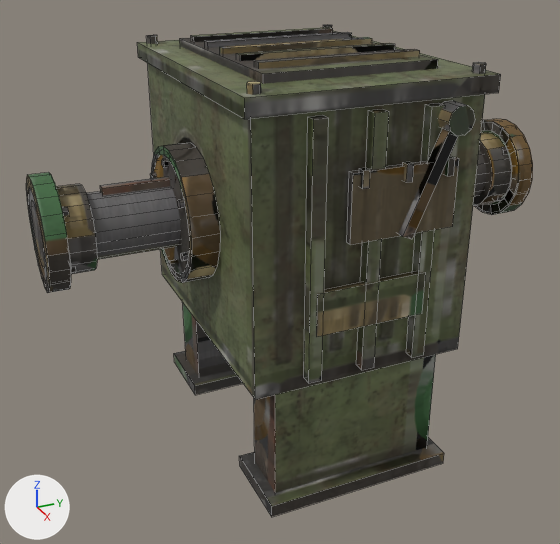
What one commit did to the Blender file Art/feSpeedBox/hd/feSpeedBox_HD.blend.
Camera for both pictures: a camera (50 mm lens) standing at (1.322, -0.632, 1.003) and looking at (0.017, -0.045, 0.35). Arrows for +X, +Y and +Z are at lower left; the lights stay in place. The picture after the commit comes second. Mesh edges are drawn as thin lines.

The first picture shows 'FeSpinIn_SpeedBox', 'FeSpinOut_SpeedBox', 'feSpeedBox_Base'.
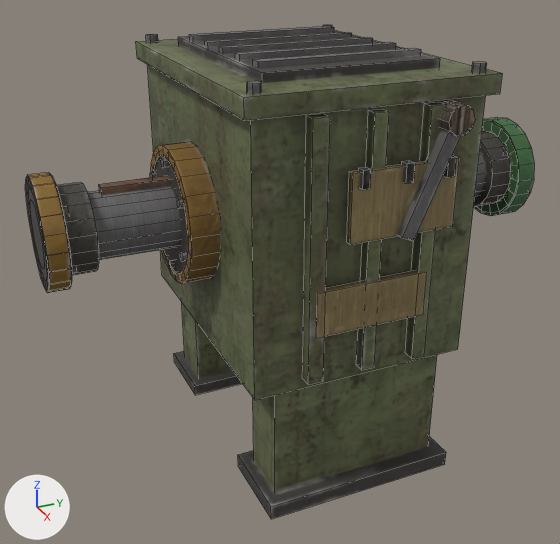
The change in detail:
me_fespeedbox_base is used by ob_fespeedbox_base; location (0.0, 0.0, 0.0).
me_fespeedbox_base had 724 vertices, 546 faces and spanned x -0.3..0.33, y -0.269..0.269, z 0.0..0.795.
me_fespeedbox_base now has 724 vertices, 546 faces and spans x -0.302..0.33, y -0.27..0.27, z -0.002..0.797.
me_fespeedbox_base part 1: 348 of 724 vertices moved; they spanned x -0.3..0.32, y -0.269..0.269, z 0.015..0.795 and now span x -0.301..0.322, y -0.27..0.27, z 0.014..0.796; mean shift (0.0, 0.0, 0.0); largest move (0.32, 0.139, 0.696) -> (0.322, 0.142, 0.697).
me_fespeedbox_base part 2: texture (UV) coordinates of 546 of 546 faces, centred in x -0.3..0.33, y -0.269..0.269, z 0.0..0.795, changed; they spanned u 0.0..1.0, v 0.0..1.0 and now span u 0.0..0.99, v 0.0..1.0.
Other edits to the shape of me_fespeedbox_base do not show in these pictures.
me_fespinout_speedbox is used by ob_fespinout_speedbox; parent ob_fespeedbox_base; location (0.0, 0.0, 0.5).
me_fespinout_speedbox had 368 vertices, 266 faces and spanned x -0.105..0.105, y -0.5..0.02, z -0.105..0.105.
me_fespinout_speedbox now has 368 vertices, 266 faces and spans x -0.105..0.105, y -0.502..0.021, z -0.105..0.105.
me_fespinout_speedbox part 3: texture (UV) coordinates of 266 of 266 faces, centred in x -0.105..0.105, y -0.5..0.02, z -0.105..0.105, changed; they spanned u 0.0..0.98, v 0.0..0.99 and now span u 0.0..0.99, v 0.0..0.99.
Edits to the shape of me_fespinout_speedbox do not show in these pictures.

Changed parts and their boxes (x1, y1, x2, y2) in the pictures (560 x 544 px; the box of a moved part takes in the faces that stretch with it):
'feSpeedBox_Base', reshaped, surface changed: before (137, 25, 501, 517); after (136, 25, 502, 519)
part 1 of me_fespeedbox_base, moved or reshaped: before (148, 37, 485, 399); after (147, 37, 486, 400)
part 2 of me_fespeedbox_base, surface changed: (137, 25, 501, 517) in both
part 3 of me_fespinout_speedbox, surface changed: (26, 172, 177, 293) in both
